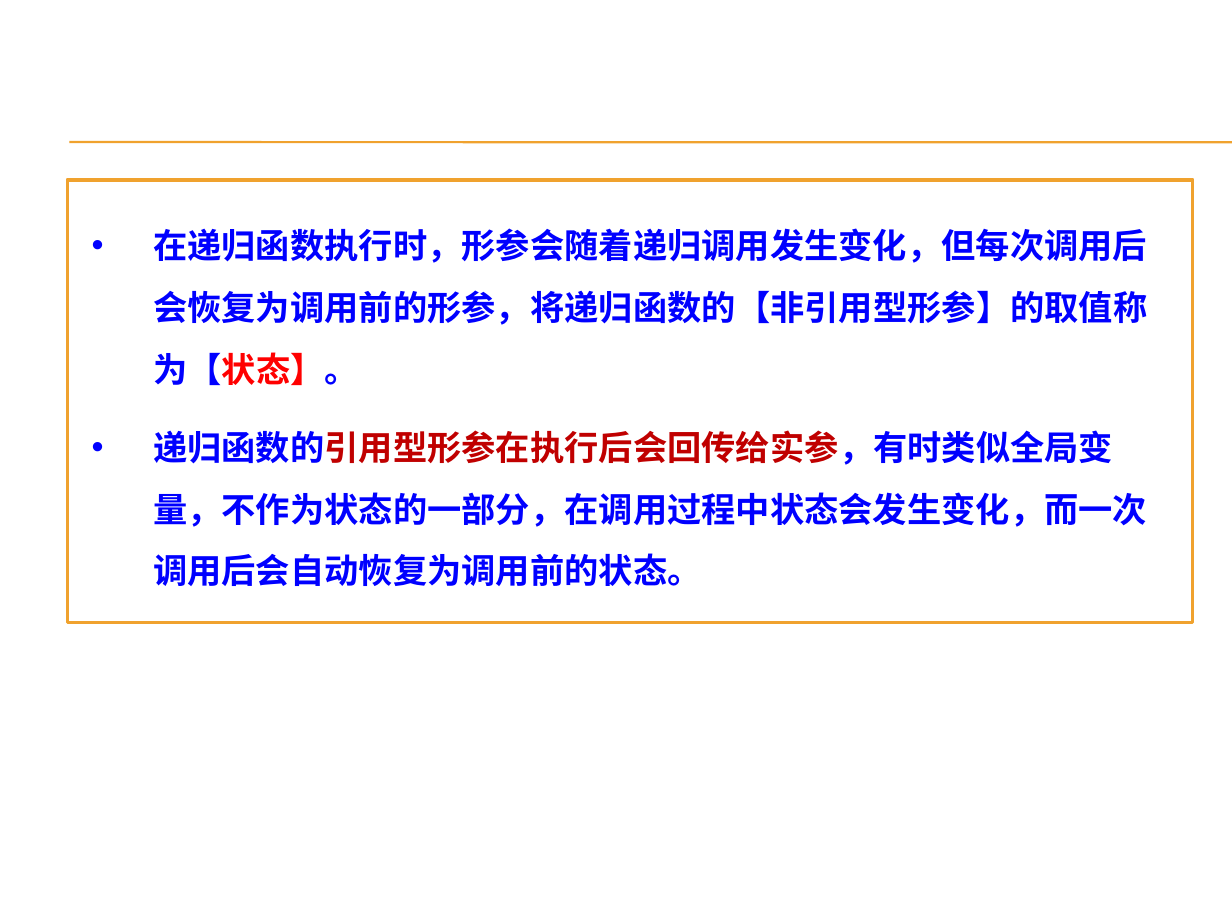
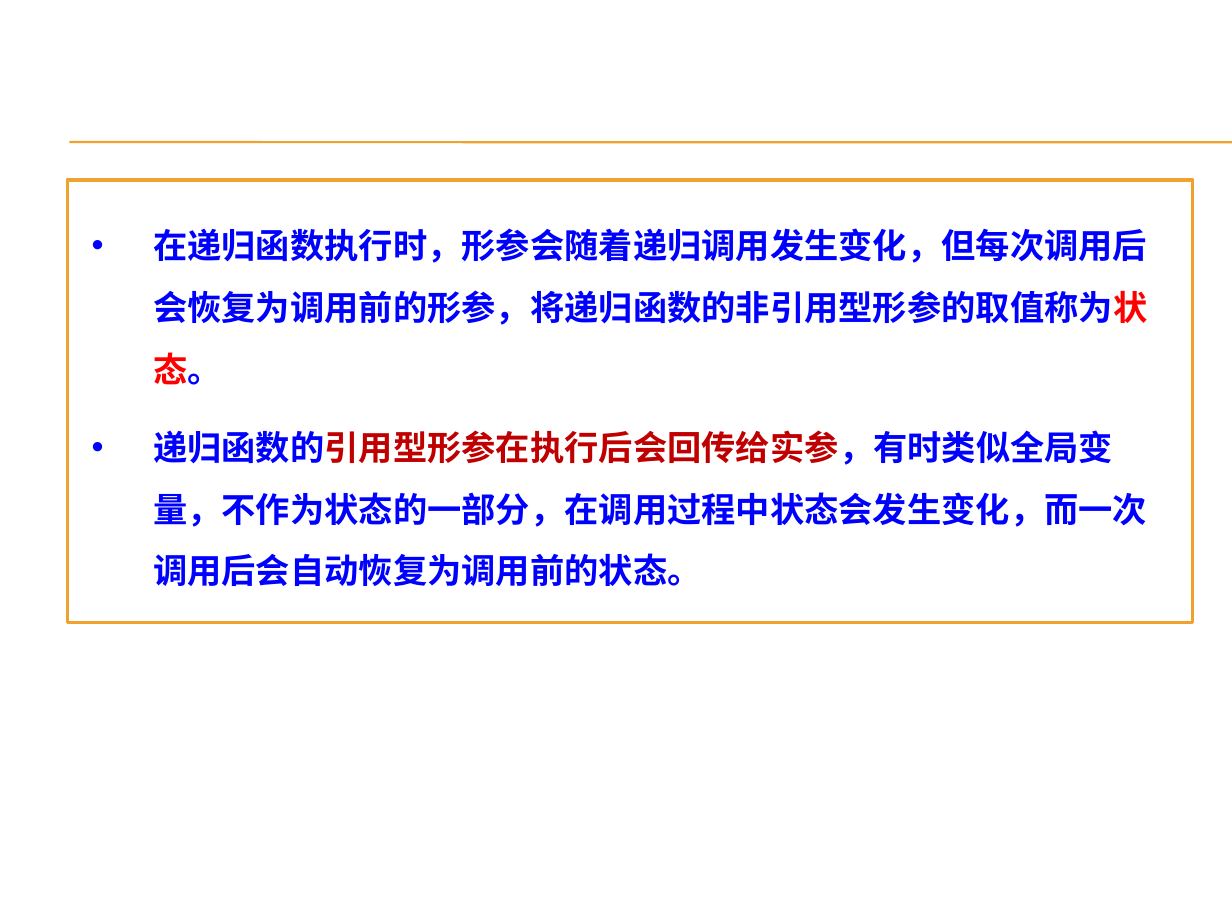
Before and after one commit to AllenW1116/Cpp-algorithm, a slide deck: slide 26 of 课程ppt/第2章 递归算法设计技术.pptx (slide 22 before the commit). Drawn at 1232x924 pixels with LibreOffice and Linux fonts; fonts in the diff are those of the drawing; background and template pictures are left out. Boxes give left, top, right and bottom in pixels: in the first picture for what was removed or moved away, otherwise in the second. Text is boxed around its words. In the diff, an @@ line names an element or a change of style, - is before the commit and + after.

```diff
--- a/课程ppt/第2章 递归算法设计技术.pptx
+++ b/课程ppt/第2章 递归算法设计技术.pptx
@@ text in rectangle at [153,228,1147,385]: text changed @@
-• 在递归函数执行时，形参会随着递归调用发生变化，但每次调用后会恢复为调用前的形参，将递归函数的【非引用型形参】的取值称为【状态】。
+• 在递归函数执行时，形参会随着递归调用发生变化，但每次调用后会恢复为调用前的形参，将递归函数的非引用型形参的取值称为状态。
```
Also in this commit, not shown: 4 other slides changed, 11 slides added, 13 other files.
